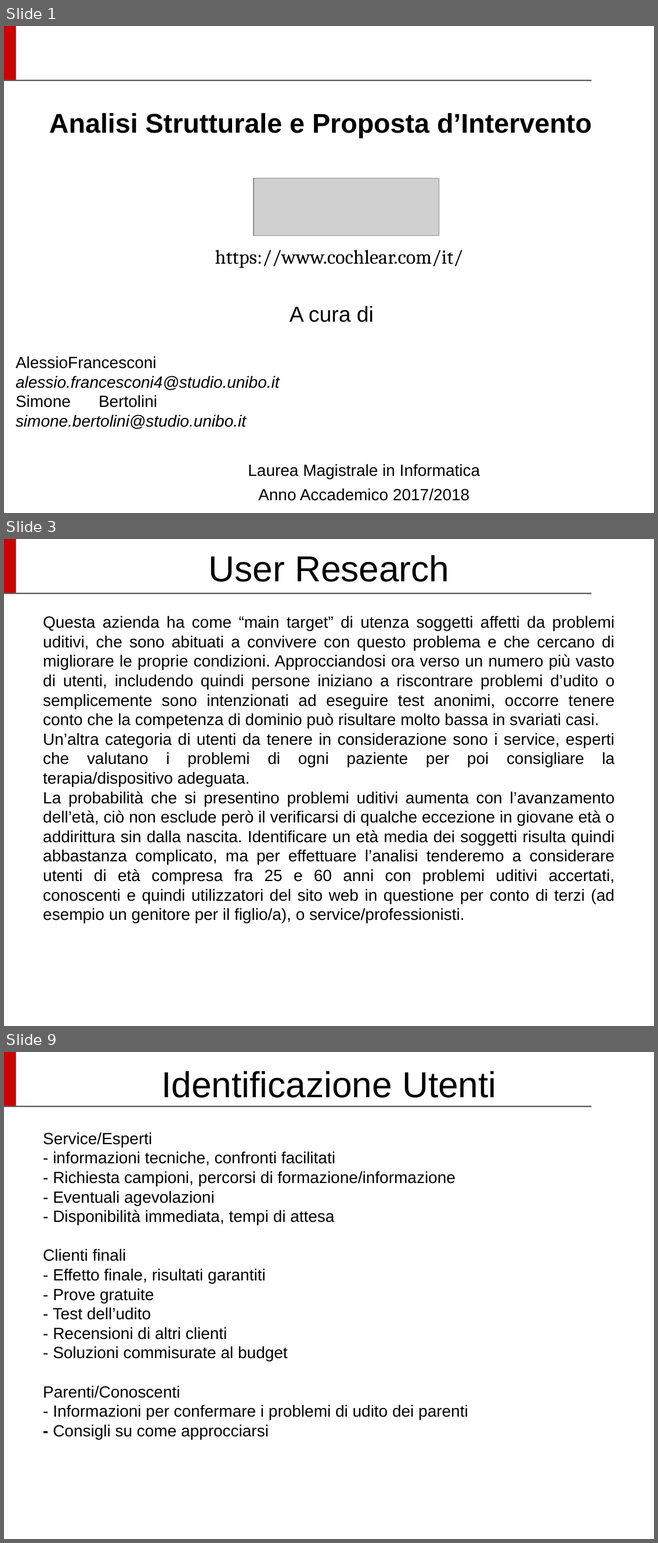
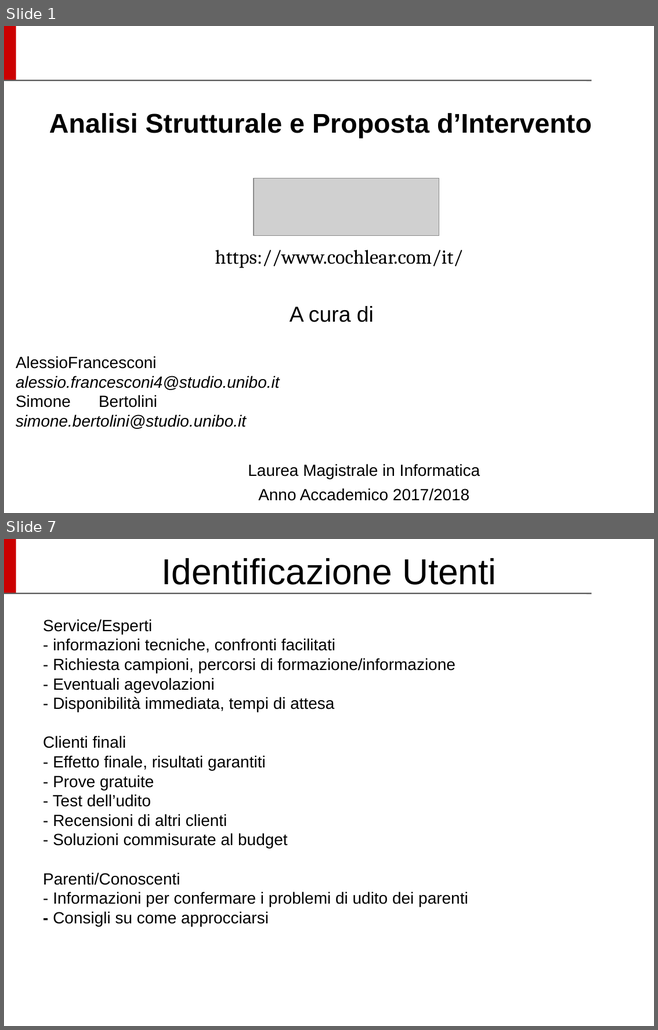
Before and after one commit to Siber93/UsabilitaProject, a slide deck: UUX_SlideProject_Cochlear.odp. Shown one above the other, each under a label of ours: slides 1, 3 and 9 before the commit, slides 1 and 7 after it; the slides between them are not shown. The pictures are 658x1543 and 658x1030 pixels, drawn with LibreOffice and Linux fonts; fonts in the diff are those of the drawing; grey boxes stand for pictures; background and template pictures are left out. Boxes give left, top, right and bottom in pixels: in the first picture for what was removed or moved away, otherwise in the second. Text is boxed around its words. In the diff, an @@ line names an element or a change of style, - is before the commit and + after.

```diff
--- a/UUX_SlideProject_Cochlear.odp
+++ b/UUX_SlideProject_Cochlear.odp
@@ slide 3 removed at box(4, 539, 654, 1026), background #FFFFFF; not listed: 2 template elements that a slide beside it also shows @@
@@ title removed at box(209, 555, 449, 582) @@
-User Research
@@ text removed at box(43, 616, 615, 923) @@
-Questa azienda ha come “main target” di utenza soggetti affetti da problemi uditivi, che sono abituati a convivere con questo problema e che cercano di migliorare le proprie condizioni. Approcciandosi ora verso un numero più vasto di utenti, includendo quindi persone iniziano a riscontrare problemi d’udito o semplicemente sono intenzionati ad eseguire test anonimi, occorre tenere conto che la competenza di dominio può risultare molto bassa in svariati casi.
-Un’altra categoria di utenti da tenere in considerazione sono i service, esperti che valutano i problemi di ogni paziente per poi consigliare la terapia/dispositivo adeguata.
-La probabilità che si presentino problemi uditivi aumenta con l’avanzamento dell’età, ciò non esclude però il verificarsi di qualche eccezione in giovane età o addirittura sin dalla nascita. Identificare un età media dei soggetti risulta quindi abbastanza complicato, ma per effettuare l’analisi tenderemo a considerare utenti di età compresa fra 25 e 60 anni con problemi uditivi accertati, conoscenti e quindi utilizzatori del sito web in questione per conto di terzi (ad esempio un genitore per il figlio/a), o service/professionisti.
@@ what was slide 9 is now slide 7 @@
```
Also in this commit, not shown: 2 slides changed, 3 slides added, 4 other slides removed, 2 other files.
